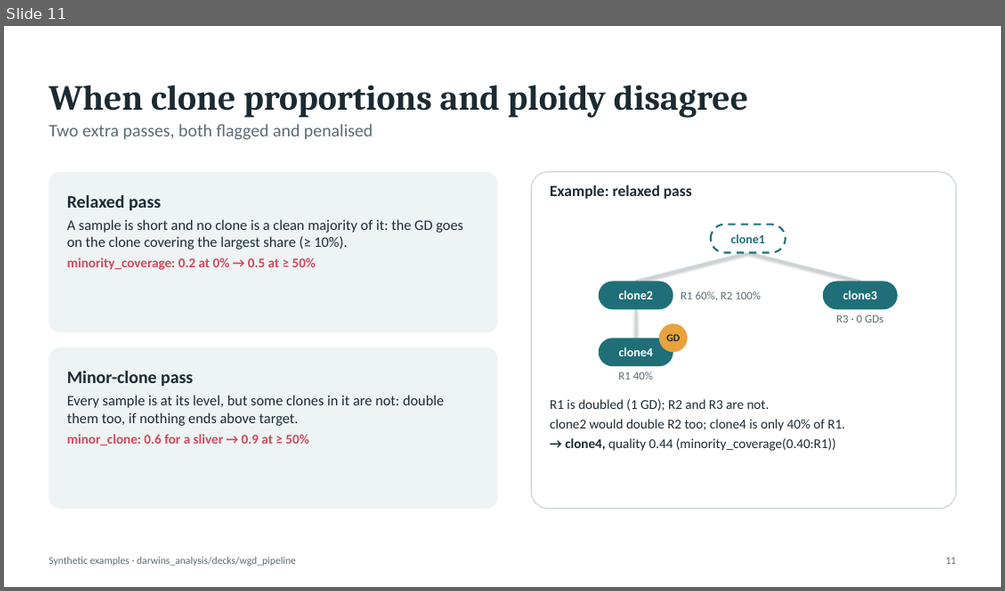
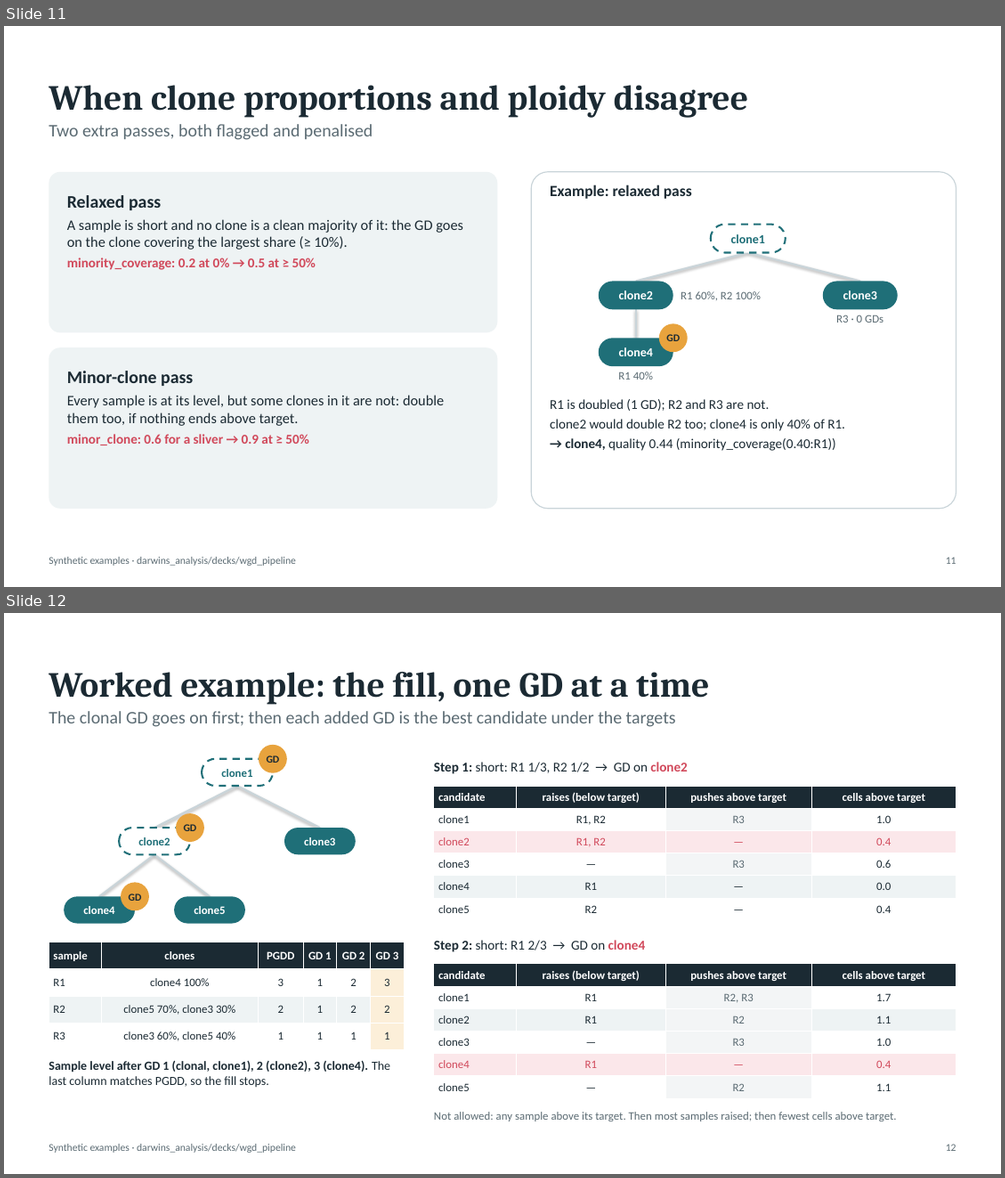
Before and after one commit to McGranahanLab/darwins_analysis, a slide deck: decks/wgd_pipeline/wgd_pipeline.pptx. Shown one above the other, each under a label of ours: slide 11 before the commit, slides 11 and 12 after it. The pictures are 1005x591 and 1005x1178 pixels, drawn with LibreOffice and Linux fonts; fonts in the diff are those of the drawing. Boxes give left, top, right and bottom in pixels: in the first picture for what was removed or moved away, otherwise in the second. Text is boxed around its words. In the diff, an @@ line names an element or a change of style, - is before the commit and + after.

```diff
--- a/decks/wgd_pipeline/wgd_pipeline.pptx
+++ b/decks/wgd_pipeline/wgd_pipeline.pptx
@@ slide 12 added at (4,613,1001,1174), background #FFFFFF @@
@@ title added at (48,672,709,705), 34 pt, text #1B2A33, bold @@
+Worked example: the fill, one GD at a time
@@ text added at (48,711,676,727), 17 pt, text #5B6B73 @@
+The clonal GD goes on first; then each added GD is the best candidate under the targets
@@ ellipse added at (259,745,287,773), fill #E8A33D, 10 pt, text #1B2A33, bold @@
+GD
@@ rounded rectangle added at (202,759,273,786), fill #FFFFFF, outline #1F6F78 1.75 pt dashed, 11 pt, text #1F6F78, bold @@
+clone1
@@ text added at (434,762,688,774), 13 pt, text #1B2A33 @@
+Step 1: short: R1 1/3, R2 1/2 → GD on clone2
@@ line added from (237, 786) to (154, 827), #C9D4D9 1.75 pt @@
@@ line added from (237, 786) to (320, 827), #C9D4D9 1.75 pt @@
@@ table added at (434,786,956,920), 6 rows, 4 columns @@
+candidate | raises (below target) | pushes above target | cells above target
+clone1 | R1, R2 | R3 | 1.0
+clone2 | R1, R2 | — | 0.4
+clone3 | — | R3 | 0.6
+clone4 | R1 | — | 0.0
+clone5 | R2 | — | 0.4
@@ ellipse added at (176,813,204,842), fill #E8A33D, 10 pt, text #1B2A33, bold @@
+GD
@@ rounded rectangle added at (119,827,190,854), fill #FFFFFF, outline #1F6F78 1.75 pt dashed, 11 pt, text #1F6F78, bold @@
+clone2
@@ rounded rectangle added at (284,827,356,854), fill #1F6F78, 11 pt, text #FFFFFF, bold @@
+clone3
@@ line added from (154, 854) to (99, 896), #C9D4D9 1.75 pt @@
@@ line added from (154, 854) to (210, 896), #C9D4D9 1.75 pt @@
@@ rounded rectangle added at (64,896,135,924), fill #1F6F78, 11 pt, text #FFFFFF, bold @@
+clone4
@@ ellipse added at (121,882,149,910), fill #E8A33D, 10 pt, text #1B2A33, bold @@
+GD
@@ rounded rectangle added at (174,896,245,924), fill #1F6F78, 11 pt, text #FFFFFF, bold @@
+clone5
@@ table added at (48,942,404,1050), 4 rows, 6 columns @@
+sample | clones | PGDD | GD 1 | GD 2 | GD 3
+R1 | clone4 100% | 3 | 1 | 2 | 3
+R2 | clone5 70%, clone3 30% | 2 | 1 | 2 | 2
+R3 | clone3 60%, clone5 40% | 1 | 1 | 1 | 1
@@ text added at (434,940,646,952), 13 pt, text #1B2A33 @@
+Step 2: short: R1 2/3 → GD on clone4
@@ table added at (434,964,956,1098), 6 rows, 4 columns @@
+candidate | raises (below target) | pushes above target | cells above target
+clone1 | R1 | R2, R3 | 1.7
+clone2 | R1 | R2 | 1.1
+clone3 | — | R3 | 1.0
+clone4 | R1 | — | 0.4
+clone5 | — | R2 | 1.1
@@ text added at (48,1061,390,1086), 12 pt, text #1B2A33, bold @@
+Sample level after GD 1 (clonal, clone1), 2 (clone2), 3 (clone4). The last column matches PGDD, so the fill stops.
@@ text added at (434,1111,896,1121), 11 pt, text #5B6B73 @@
+Not allowed: any sample above its target. Then most samples raised; then fewest cells above target.
@@ text added at (48,1143,296,1152), 10 pt, text #5B6B73 @@
+Synthetic examples · darwins_analysis/decks/wgd_pipeline
@@ text added at (946,1143,956,1151), 10 pt, text #5B6B73 @@
+12
```
Also in this commit, not shown: 6 slides changed, 5 other files.
